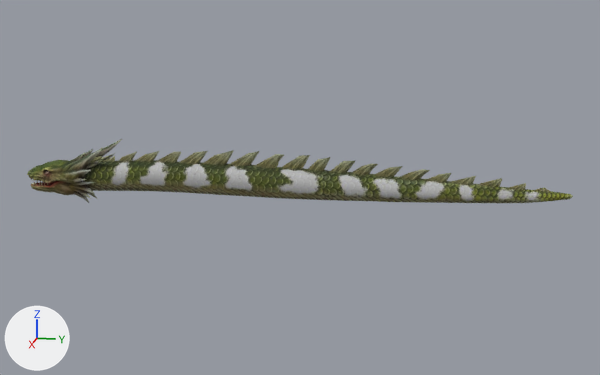
The glTF model public/assets/unit-models/232-jormunelver.glb as it was, and as the next commit left it.
One viewpoint serves both versions: a 50 mm lens placed at (19.57, 7.19, 4.41), pointed at (-0.1, 3.26, -0.51). Arrows for +X, +Y and +Z are at lower left; the lights stay in place. The first picture is the older version. Vertices at exactly the same position are counted once.

The older version as bpy lines, for what is in view:
```python
me_mesh_0 = bpy.data.meshes.new('Mesh_0')
me_mesh_0.from_pydata(...)  # 1197 vertices, 2240 faces; spans x -0.75..0.75, y -4.03..9.72, z -1.11..0.46
me_mesh_0.materials.append(mat_material_0)  # picture img_image_0
ob_mesh_0 = bpy.data.objects.new('Mesh_0', me_mesh_0)
ob_mesh_0.location = (0.0, 0.0, 0.0)
```
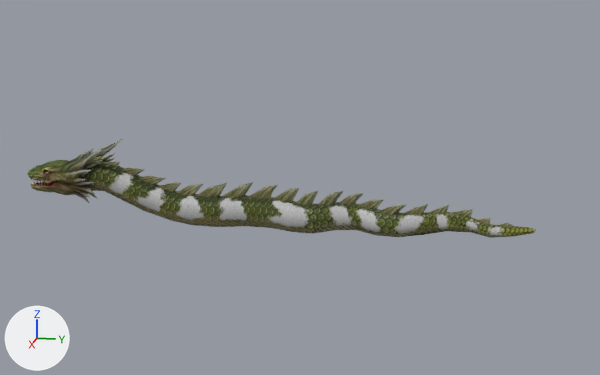
The newer file is also rescaled (x0.333), turned or shifted as a whole; pictures and numbers use the older file's frame.

Location of each change, (x1, y1, x2, y2) in pixels of the pictures (600 x 375 px; the box of a moved part takes in the faces that stretch with it):
'Mesh_0', reshaped (7% narrower, 54% taller)
    before: (27, 139, 573, 203)
    after: (27, 139, 536, 238)
part 1 of me_mesh_0, moved or reshaped
    before: (96, 150, 573, 203)
    after: (96, 161, 536, 238)

Edits to the bpy script that builds the scene:
```text
Change me_mesh_0:
    used by ob_mesh_0; location = (0.0, 0.0, 0.0)
    remove me_mesh_0.from_pydata(...)  # 1197 vertices, 2240 faces; spans x -0.75..0.75, y -4.03..9.72, z -1.11..0.46
    add me_mesh_0.from_pydata(...)  # 1197 vertices, 2240 faces; spans x -0.75..0.75, y -4.03..8.93, z -1.6..0.46
    me_mesh_0 part 1: 381 of 1197 vertices moved; they spanned x -0.37..0.37, y -1.92..9.72, z -0.81..0.39 and now span x -0.53..0.52, y -1.87..8.93, z -1.6..-0.02; mean shift (0.01, -0.32, -0.75); largest move (-0.1, 9.23, -0.49) -> (0.2, 8.43, -1.31)
```
